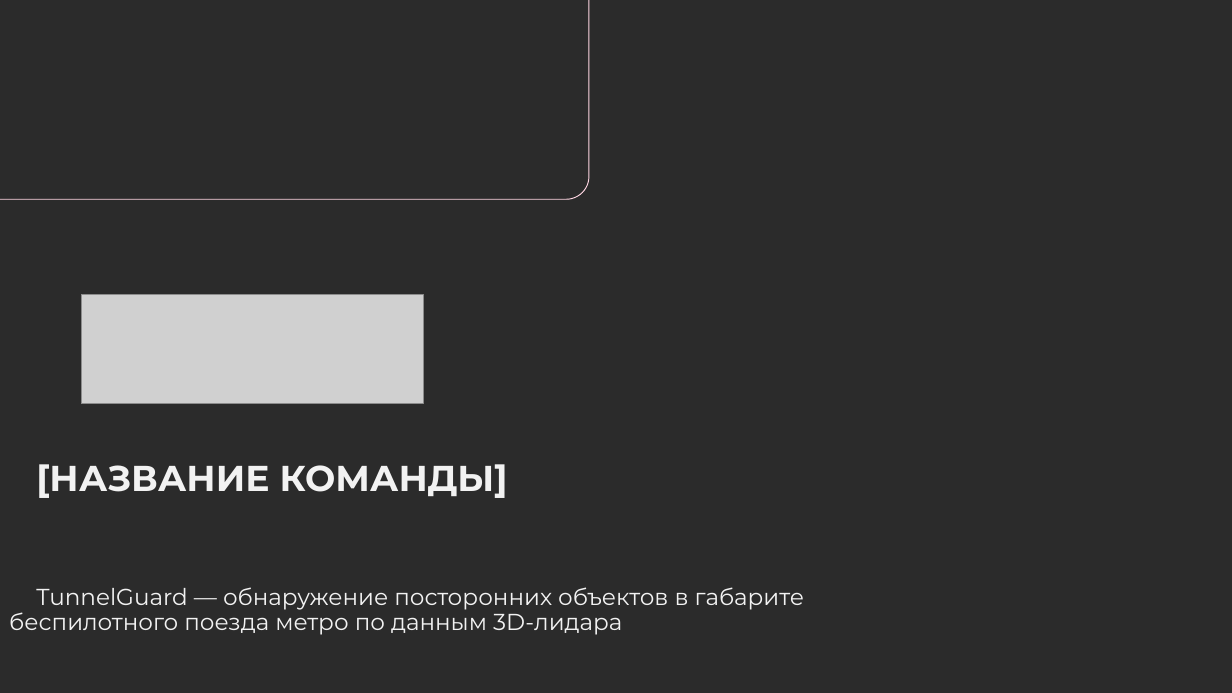
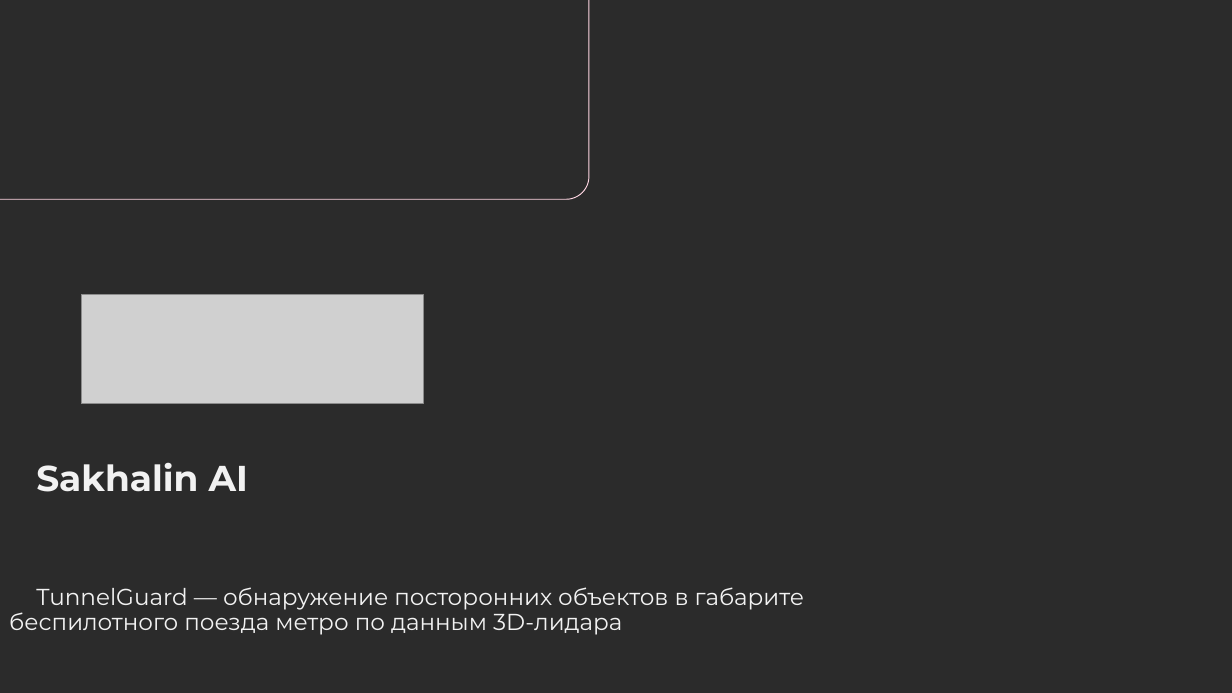
Before and after one commit to EhimenNathan/tunnelguard-lct2026, a slide deck: slide 1 of presentation/TunnelGuard_LCT2026.pptx. Drawn at 1232x693 pixels with LibreOffice and Linux fonts; fonts in the diff are those of the drawing; grey boxes stand for pictures; background and template pictures are left out; a plain dark background stands for a picture behind light text. Boxes give left, top, right and bottom in pixels: in the first picture for what was removed or moved away, otherwise in the second. Text is boxed around its words. In the diff, an @@ line names an element or a change of style, - is before the commit and + after.

```diff
--- a/presentation/TunnelGuard_LCT2026.pptx
+++ b/presentation/TunnelGuard_LCT2026.pptx
@@ title at box(36, 462, 248, 492): text changed @@
-[НАЗВАНИЕ КОМАНДЫ]
+Sakhalin AI
```
Also in this commit, not shown: 2 other slides changed, 1 slide added, 1 slide removed.
